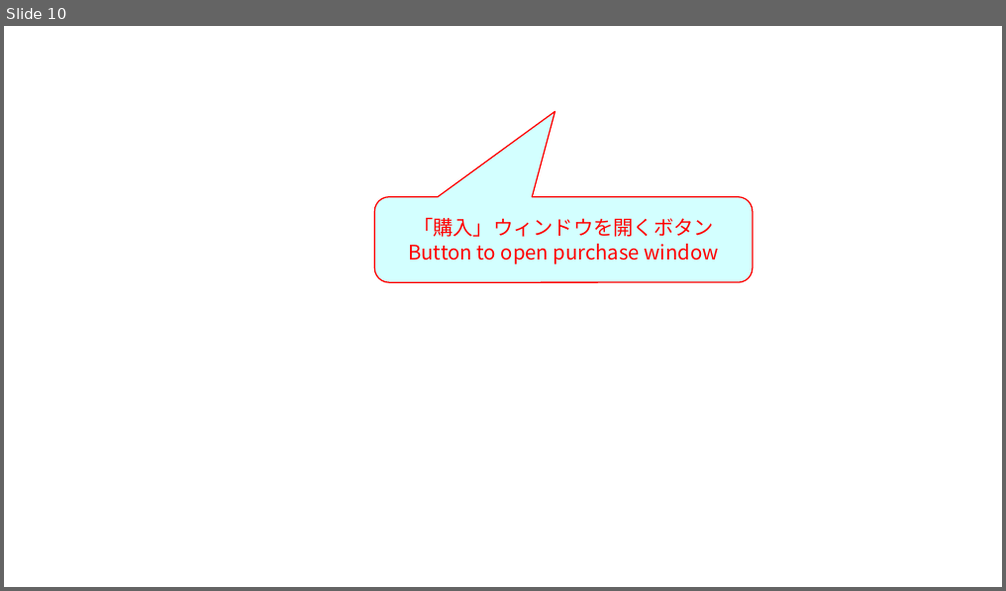
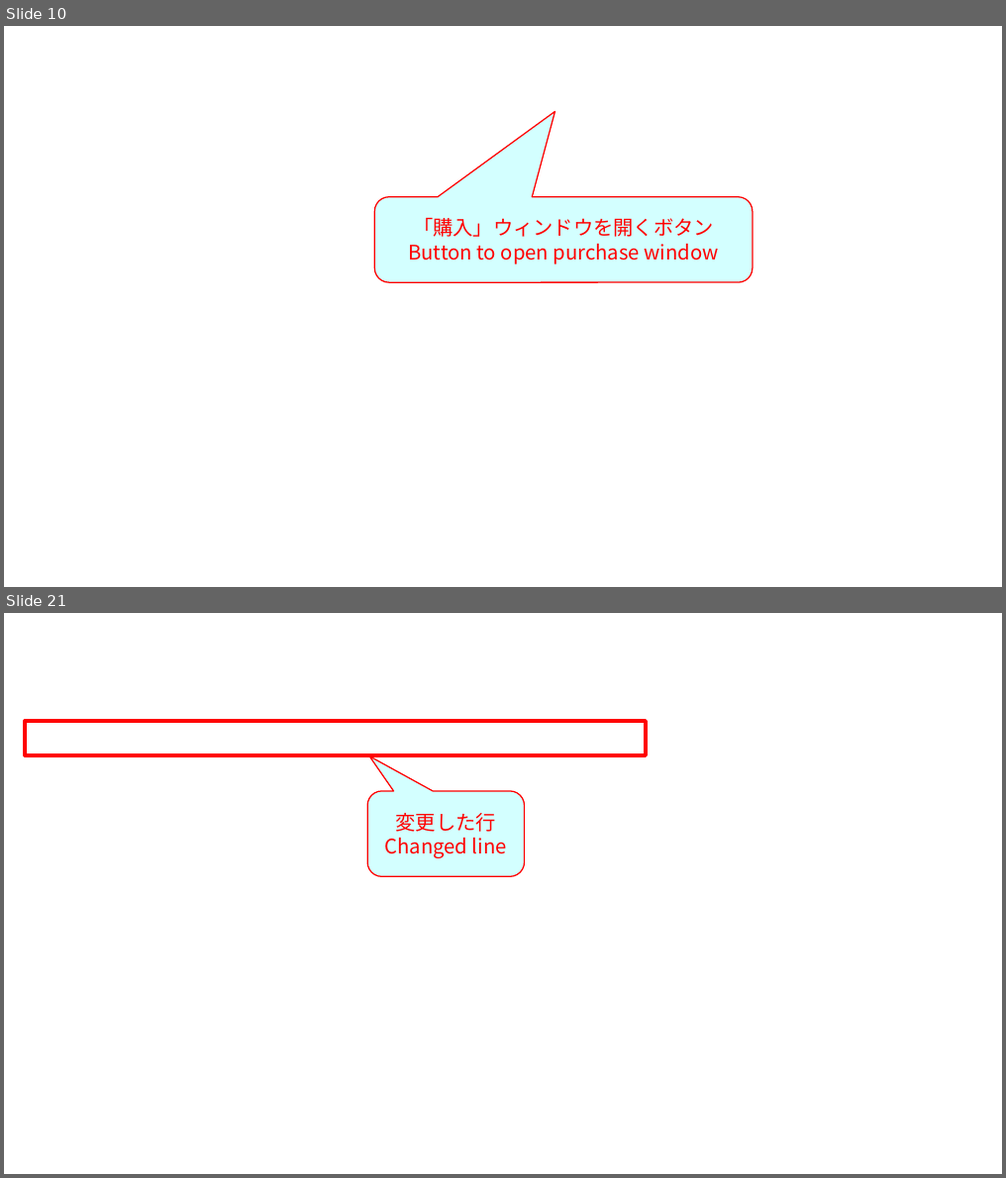
Before and after one commit to takezoff/x8support, a slide deck: work/x8_figures.odp. Shown one above the other, each under a label of ours: slide 10 before the commit, slides 10 and 21 after it; the slides between them are not shown. The pictures are 1006x591 and 1006x1178 pixels, drawn with LibreOffice and Linux fonts; fonts in the diff are those of the drawing; background and template pictures are left out. Boxes give left, top, right and bottom in pixels: in the first picture for what was removed or moved away, otherwise in the second. Text is boxed around its words. In the diff, an @@ line names an element or a change of style, - is before the commit and + after.

```diff
--- a/work/x8_figures.odp
+++ b/work/x8_figures.odp
@@ slide 21 added at bbox=[4, 613, 1002, 1174], background picture (left out) @@
@@ rectangle added at bbox=[25, 721, 646, 756], outline #FF0000 3 pt @@
@@ rounded speech box added at bbox=[368, 791, 525, 876], fill #CCFFFF at 85% opacity, outline #FF0000 0.99 pt, 16 pt, text #FF0000 @@
+変更した行
+Changed line
```
Also in this commit, not shown: 19 other slides added, 43 other files.
